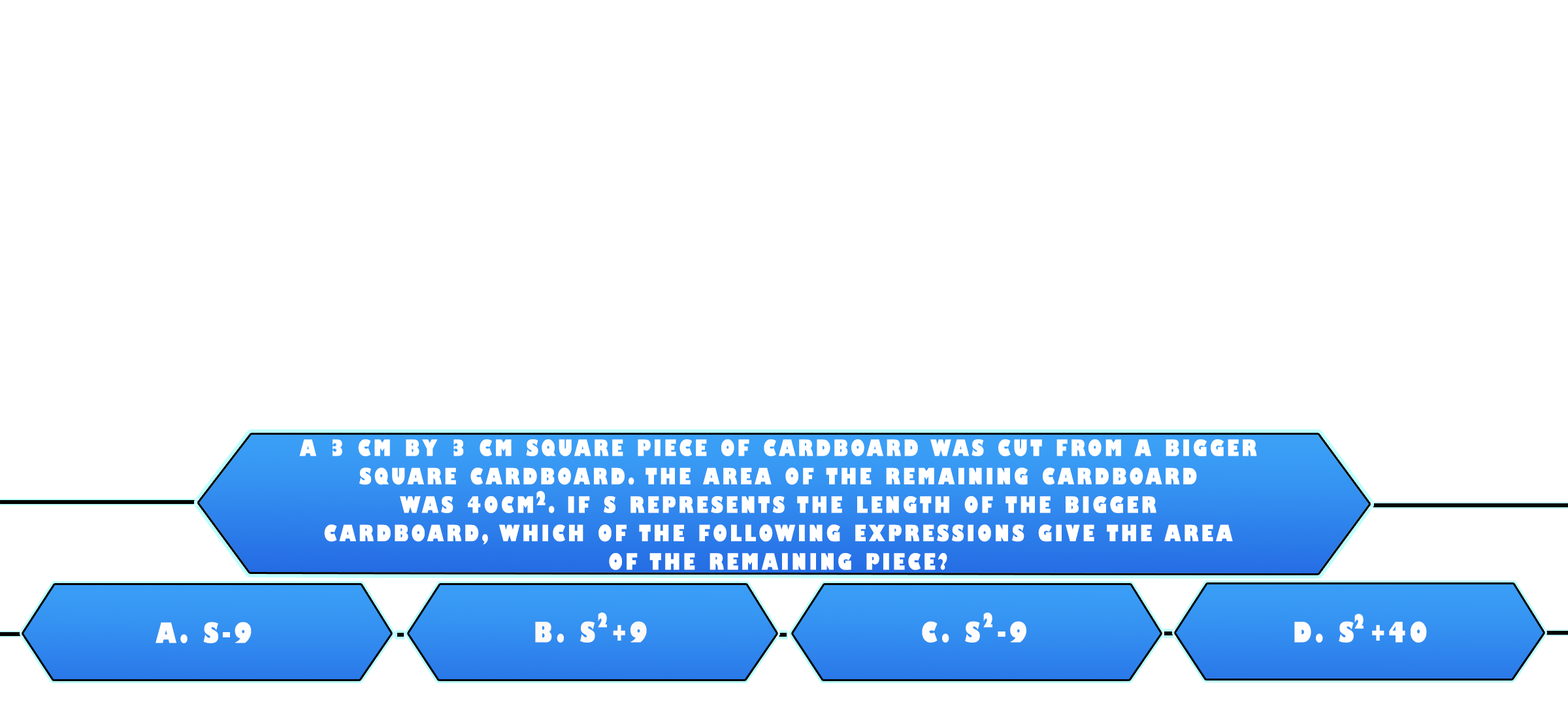
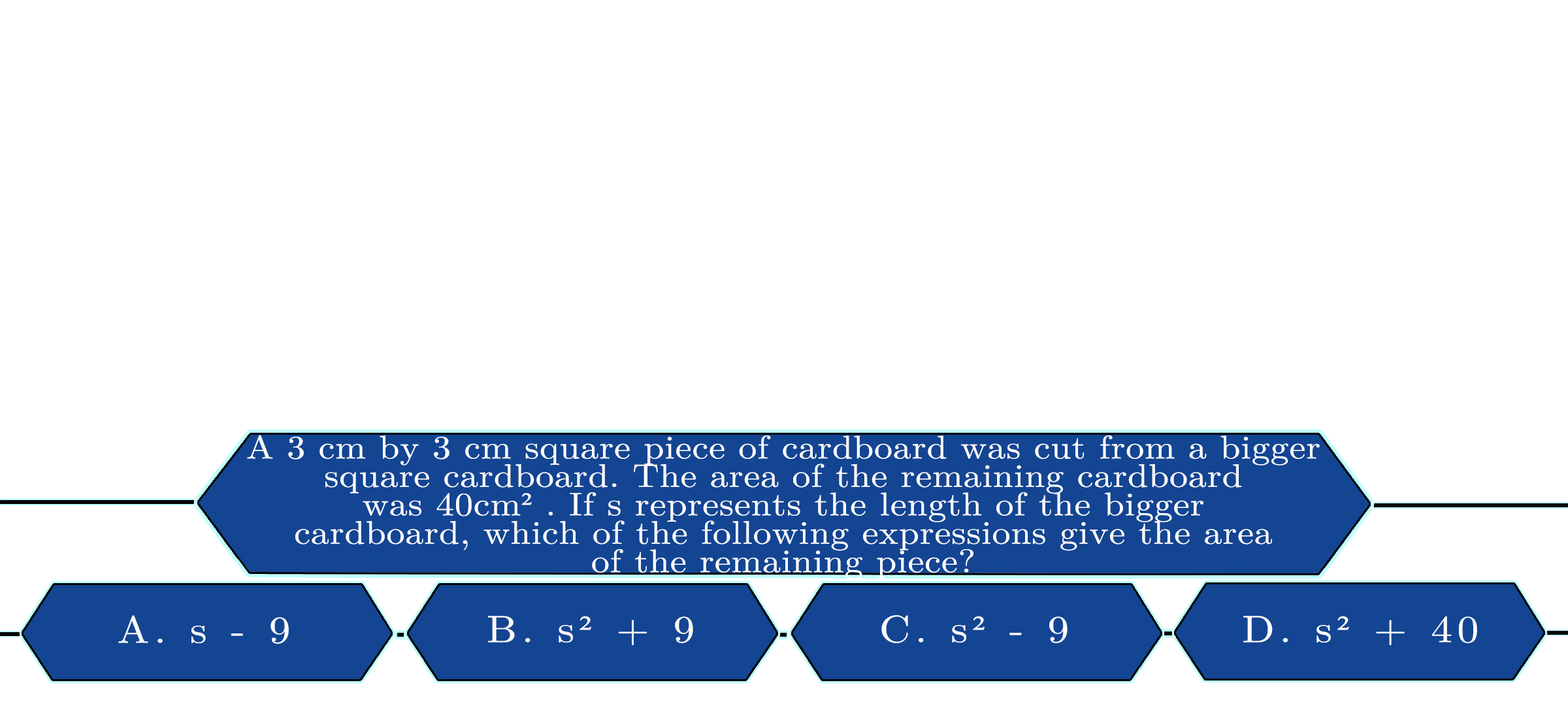
Two versions of the same layered image (1568×706). Layer-by-layer changes:
hid "2" (1st of 2, in "Group 2") over [536, 490, 546, 506]
painted on "A 3 cm by 3 cm square piece of cardboard was cut from a bigger" over [246, 434, 1320, 579]
painted on "Layer 7" over [199, 434, 1369, 573]
renamed "D. s +40" to "D. s² + 40", painted on it over [1243, 615, 1478, 646]
hid "2 copy 3" over [1354, 613, 1364, 629]
painted on "Layer 9" over [1176, 584, 1544, 679]
renamed "C. s -9" to "C. s² - 9", painted on it over [881, 614, 1068, 643]
hid "2 copy 2" over [983, 612, 993, 628]
painted on "Layer 9 copy" over [793, 584, 1161, 679]
hid "2 copy 4" over [597, 612, 607, 628]
renamed "B. s +9" to "B. s² + 9", painted on it over [488, 615, 694, 646]
painted on "Layer 9 copy 2" over [408, 584, 777, 679]
renamed "A. s-9" to "A. s - 9", painted on it over [118, 614, 289, 644]
painted on "Layer 9 copy 3" over [23, 584, 391, 679]
